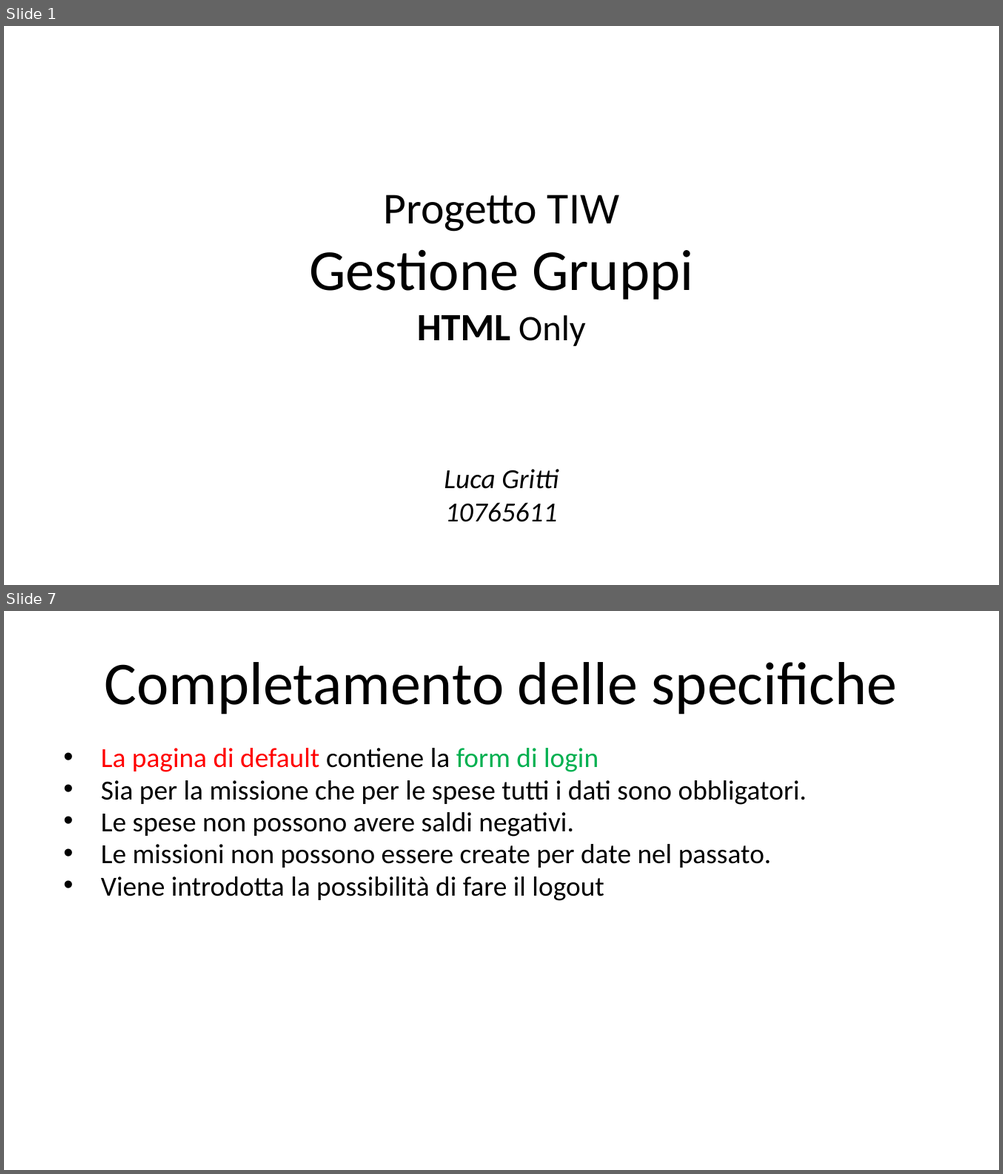
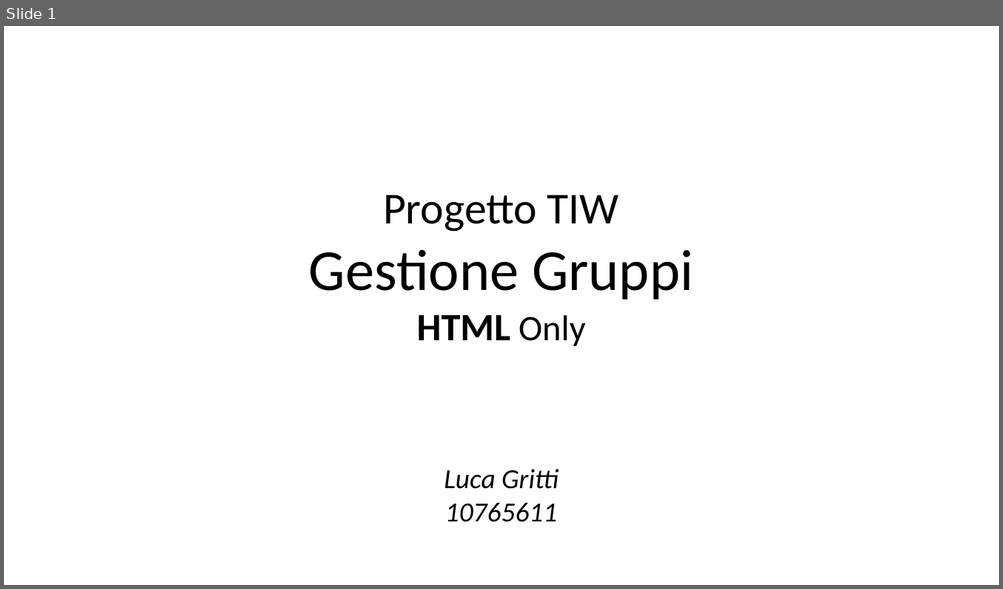
Before and after one commit to lucanotluka/Tecnologie-Informatiche-per-il-Web_-_HTML-Only, a slide deck: TIW-GruppiHTMLOnly.pptx. Shown one above the other, each under a label of ours: slides 1 and 7 before the commit, slide 1 after it; the slides between them are not shown. The pictures are 1003x1174 and 1003x589 pixels, drawn with LibreOffice and Linux fonts; fonts in the diff are those of the drawing. Boxes give left, top, right and bottom in pixels: in the first picture for what was removed or moved away, otherwise in the second. Text is boxed around its words. In the diff, an @@ line names an element or a change of style, - is before the commit and + after.

```diff
--- a/TIW-GruppiHTMLOnly.pptx
+++ b/TIW-GruppiHTMLOnly.pptx
@@ slide 7 removed at [4,611,999,1170], background #FFFFFF @@
@@ title removed at [105,662,897,715] @@
-Completamento delle specifiche
@@ text removed at [101,748,807,901] @@
-• La pagina di default contiene la form di login
-• Sia per la missione che per le spese tutti i dati sono obbligatori.
-• Le spese non possono avere saldi negativi.
-• Le missioni non possono essere create per date nel passato.
-• Viene introdotta la possibilità di fare il logout
```
Also in this commit, not shown: 6 slides changed, 12 slides added, 10 other slides removed.
